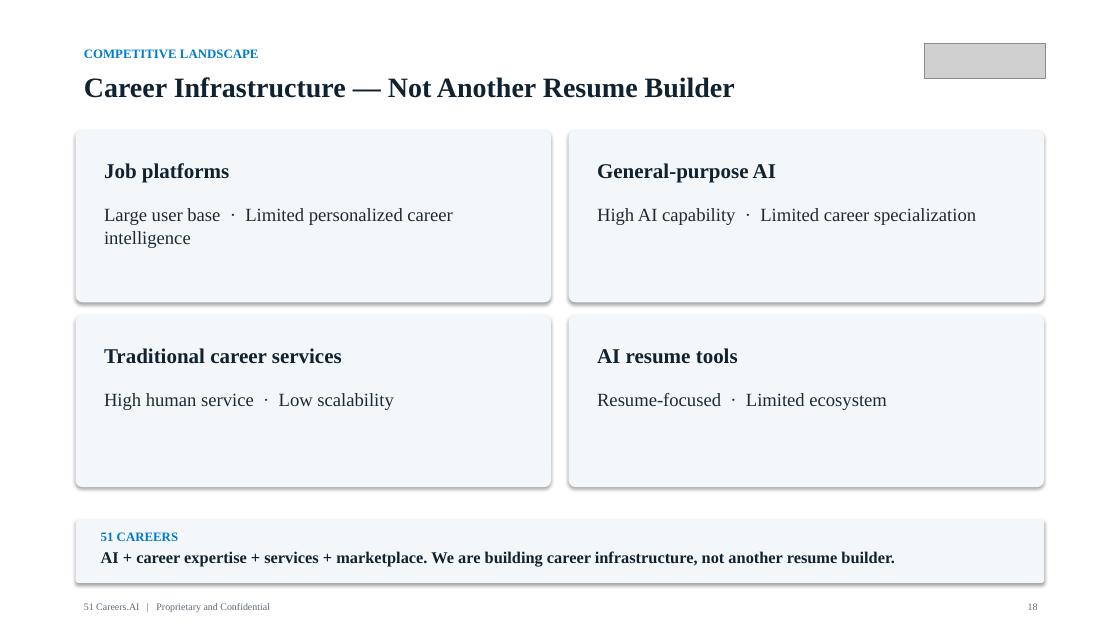
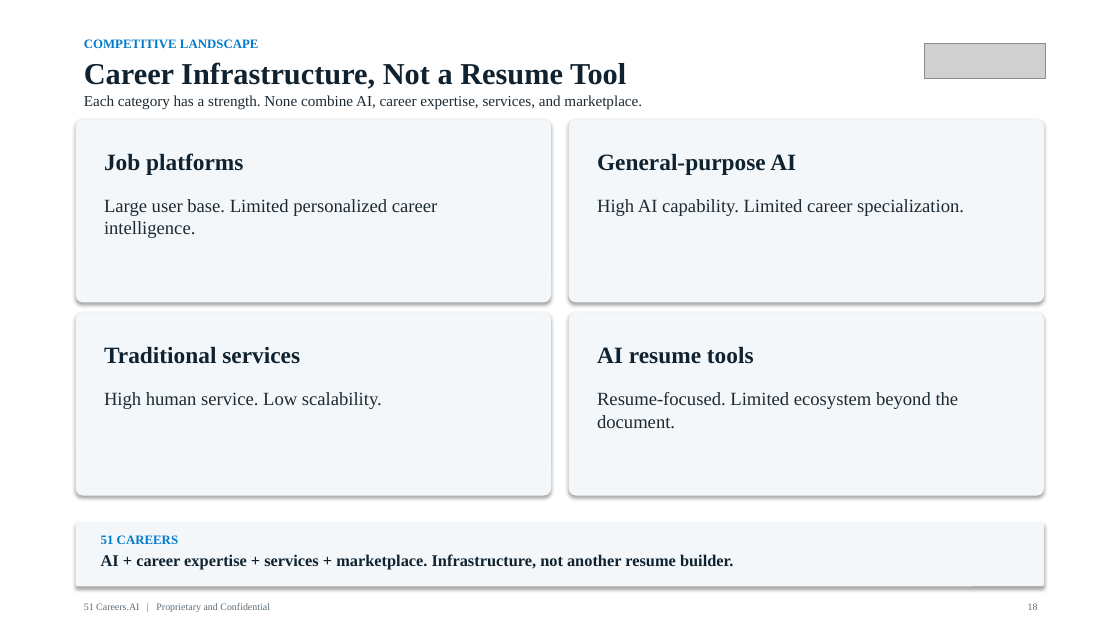
Before and after one commit to anthonyleedu/anthonyleedu, a slide deck: slide 18 of 51Careers_AI_Investor_Overview.pptx. Drawn at 1120x630 pixels with LibreOffice and Linux fonts; fonts in the diff are those of the drawing; grey boxes stand for pictures. Boxes give left, top, right and bottom in pixels: in the first picture for what was removed or moved away, otherwise in the second. Text is boxed around its words. In the diff, an @@ line names an element or a change of style, - is before the commit and + after.

```diff
--- a/51Careers_AI_Investor_Overview.pptx
+++ b/51Careers_AI_Investor_Overview.pptx
@@ text "COMPETITIVE LANDSCAPE": place and size @@
-text "COMPETITIVE LANDSCAPE" at box(84, 49, 259, 59)
+text "COMPETITIVE LANDSCAPE" at box(84, 39, 259, 49)
@@ text at box(84, 62, 626, 89): text changed; size 24 to 26 pt @@
-Career Infrastructure — Not Another Resume Builder
+Career Infrastructure, Not a Resume Tool
@@ rounded rectangle: place and size @@
-rounded rectangle at box(76, 130, 551, 302)
+rounded rectangle at box(76, 119, 551, 302)
@@ text added at box(84, 95, 642, 110), 13 pt, text #1E2A33 @@
+Each category has a strength. None combine AI, career expertise, services, and marketplace.
@@ rounded rectangle: place and size @@
-rounded rectangle at box(569, 130, 1044, 302)
+rounded rectangle at box(569, 119, 1044, 302)
@@ text "Job platforms": place and size @@
-text "Job platforms" at box(104, 163, 229, 183)
+text "Job platforms" at box(104, 153, 243, 175)
@@ size 18 to 20 pt in 3 elements at box(597, 346, 754, 364), box(104, 153, 243, 175), box(597, 153, 796, 175) @@
@@ text "General-purpose AI": place and size @@
-text "General-purpose AI" at box(597, 163, 776, 183)
+text "General-purpose AI" at box(597, 153, 796, 175)
@@ text at box(104, 199, 437, 238): text changed @@
-Large user base · Limited personalized career intelligence
+Large user base. Limited personalized career intelligence.
@@ text at box(597, 199, 964, 216): text changed @@
-High AI capability · Limited career specialization
+High AI capability. Limited career specialization.
@@ rounded rectangle: place and size @@
-rounded rectangle at box(76, 315, 551, 487)
+rounded rectangle at box(76, 313, 551, 496)
@@ rounded rectangle: place and size @@
-rounded rectangle at box(569, 315, 1044, 487)
+rounded rectangle at box(569, 313, 1044, 496)
@@ text at box(104, 346, 300, 364): text changed; size 18 to 20 pt @@
-Traditional career services
+Traditional services
@@ text at box(104, 392, 382, 409): text changed @@
-High human service · Low scalability
+High human service. Low scalability.
@@ text at box(597, 392, 959, 429): text changed @@
-Resume-focused · Limited ecosystem
+Resume-focused. Limited ecosystem beyond the document.
@@ rounded rectangle: place and size @@
-rounded rectangle at box(76, 519, 1044, 583)
+rounded rectangle at box(76, 523, 1044, 586)
@@ text at box(101, 554, 733, 570): text changed @@
-AI + career expertise + services + marketplace. We are building career infrastructure, not another resume builder.
+AI + career expertise + services + marketplace. Infrastructure, not another resume builder.
```
Also in this commit, not shown: 28 other slides changed, 1 other file.
